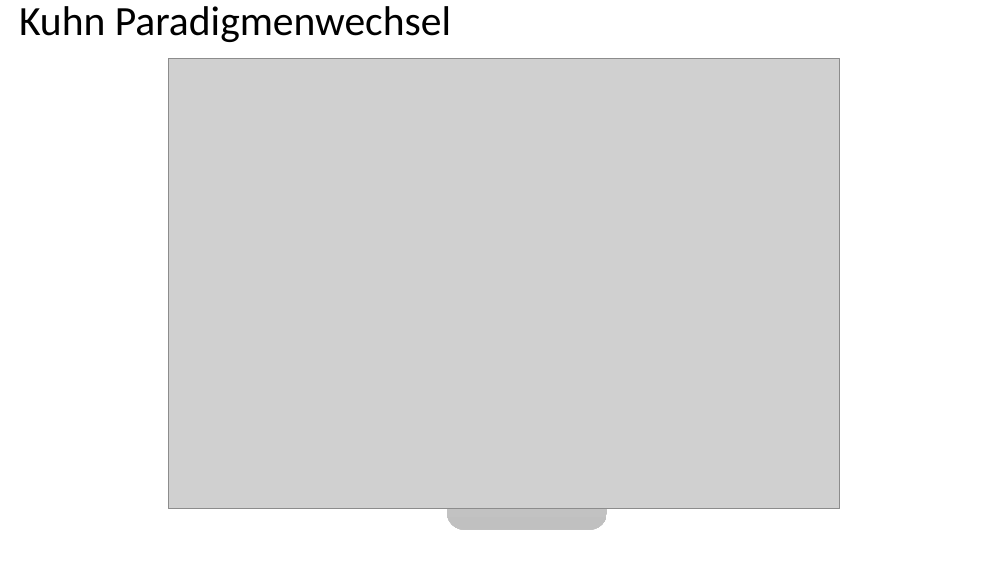
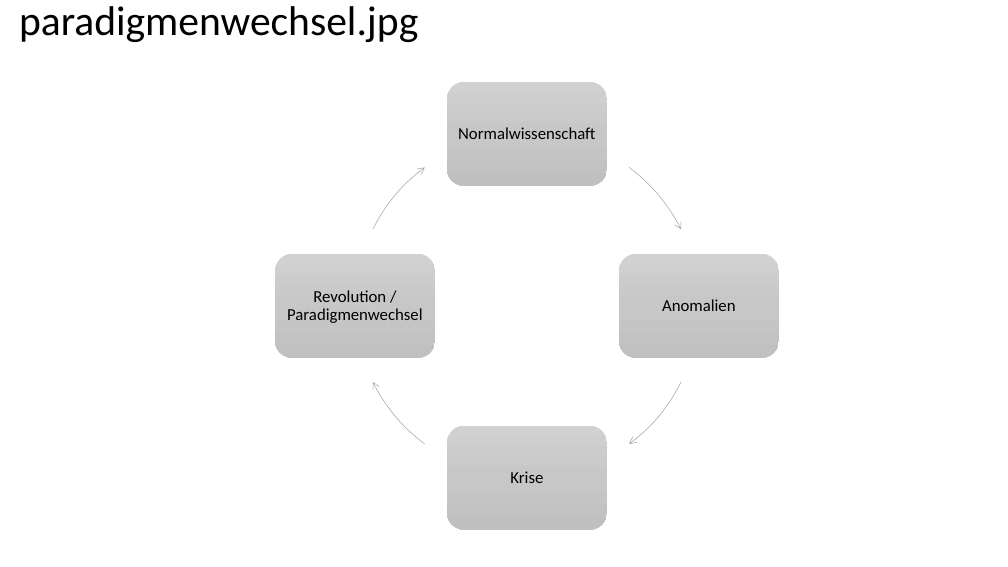
Before and after one commit to LukasRoeseler/opensciencebuch, a slide deck: slide 20 of images/Abbildungen-01.pptx. Drawn at 1008x567 pixels with LibreOffice and Linux fonts; fonts in the diff are those of the drawing; grey boxes stand for pictures. Boxes give left, top, right and bottom in pixels: in the first picture for what was removed or moved away, otherwise in the second. Text is boxed around its words. In the diff, an @@ line names an element or a change of style, - is before the commit and + after.

```diff
--- a/images/Abbildungen-01.pptx
+++ b/images/Abbildungen-01.pptx
@@ title at (19,6,418,42): text changed @@
-Kuhn Paradigmenwechsel
+paradigmenwechsel.jpg
@@ picture removed at (168,58,840,509) @@
@@ group added at (275,82,780,483): 4 texts, 4 freeform shapes, 3 rounded rectangles @@
+Normalwissenschaft
+Anomalien
+Krise
+Revolution / Paradigmenwechsel
```
Also in this commit, not shown: 13 other slides changed, 3 slides added, 3 slides removed, 1 other file.
